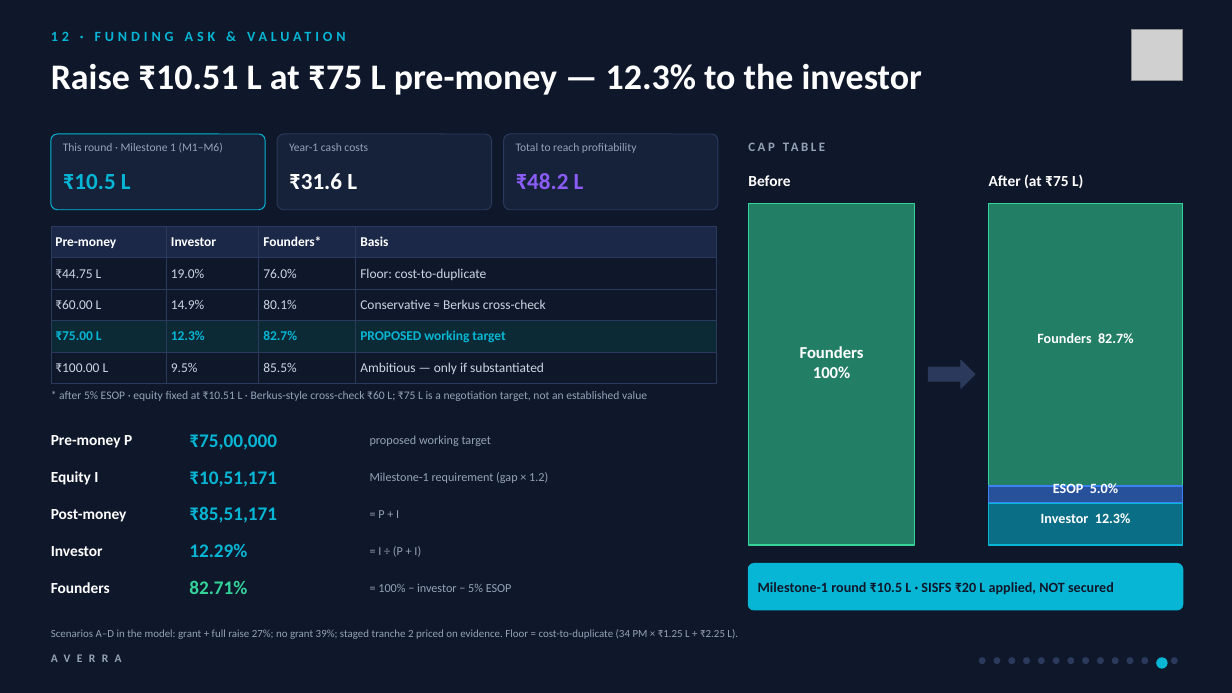
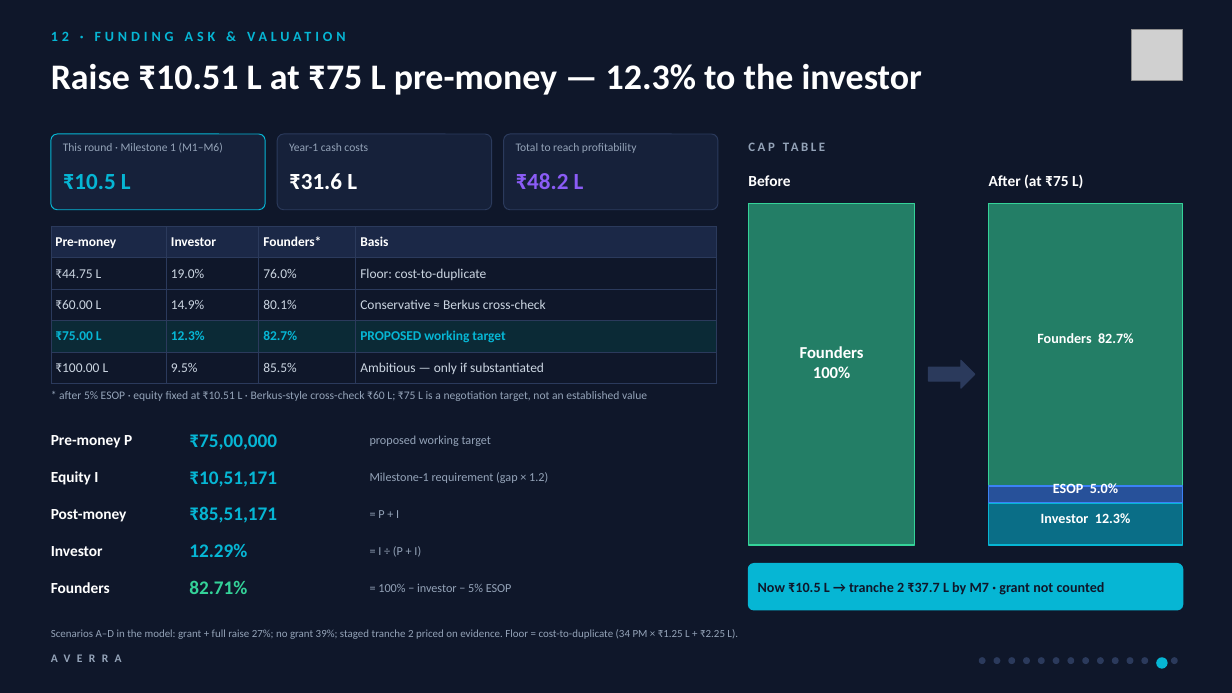
Before and after one commit to sudo-pranshu/AVERRA, a slide deck: slide 13 of deck/AVERRA_Pitch.pptx. Drawn at 1232x693 pixels with LibreOffice and Linux fonts; fonts in the diff are those of the drawing; grey boxes stand for pictures. Boxes give left, top, right and bottom in pixels: in the first picture for what was removed or moved away, otherwise in the second. Text is boxed around its words. In the diff, an @@ line names an element or a change of style, - is before the commit and + after.

```diff
--- a/deck/AVERRA_Pitch.pptx
+++ b/deck/AVERRA_Pitch.pptx
@@ text at [758,582,1105,595]: text changed @@
-Milestone-1 round ₹10.5 L · SISFS ₹20 L applied, NOT secured
+Now ₹10.5 L → tranche 2 ₹37.7 L by M7 · grant not counted
```
Also in this commit, not shown: 1 other slide changed, 7 other files.
